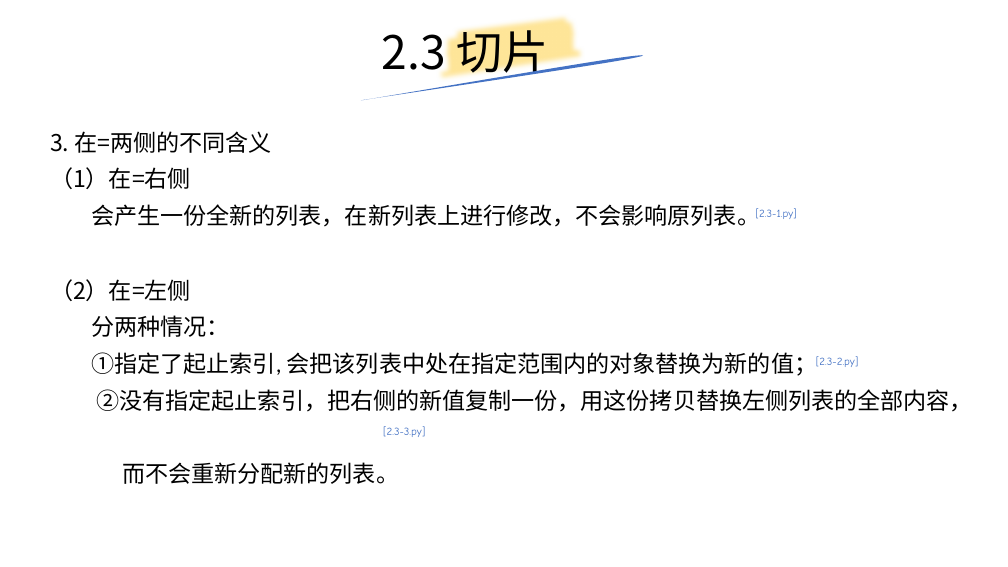
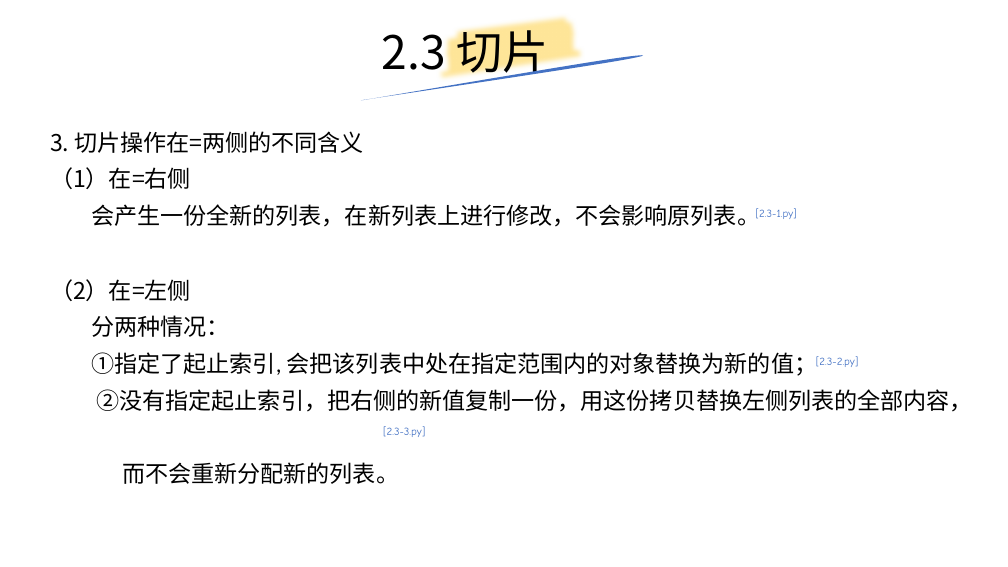
Before and after one commit to yiwenliu/CorePython, a slide deck: slide 8 of PPT/CorePython.pptx. Drawn at 1008x567 pixels with LibreOffice and Linux fonts; fonts in the diff are those of the drawing. Boxes give left, top, right and bottom in pixels: in the first picture for what was removed or moved away, otherwise in the second. Text is boxed around its words. In the diff, an @@ line names an element or a change of style, - is before the commit and + after.

```diff
--- a/PPT/CorePython.pptx
+++ b/PPT/CorePython.pptx
@@ text at [50,131,364,153]: text changed @@
-3. 在=两侧的不同含义
+3. 切片操作在=两侧的不同含义
```
Also in this commit, not shown: 6 other slides changed, 6 slides added, 1 slide removed, 12 other files.
